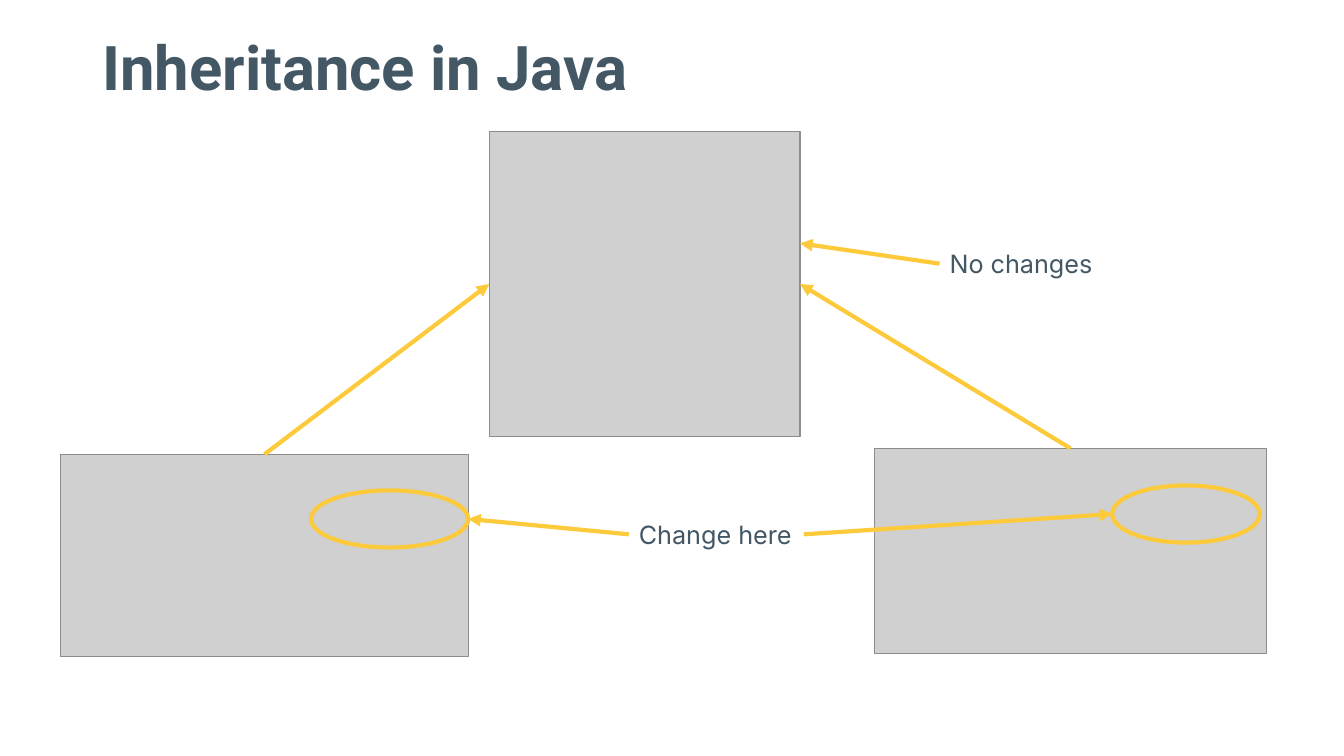
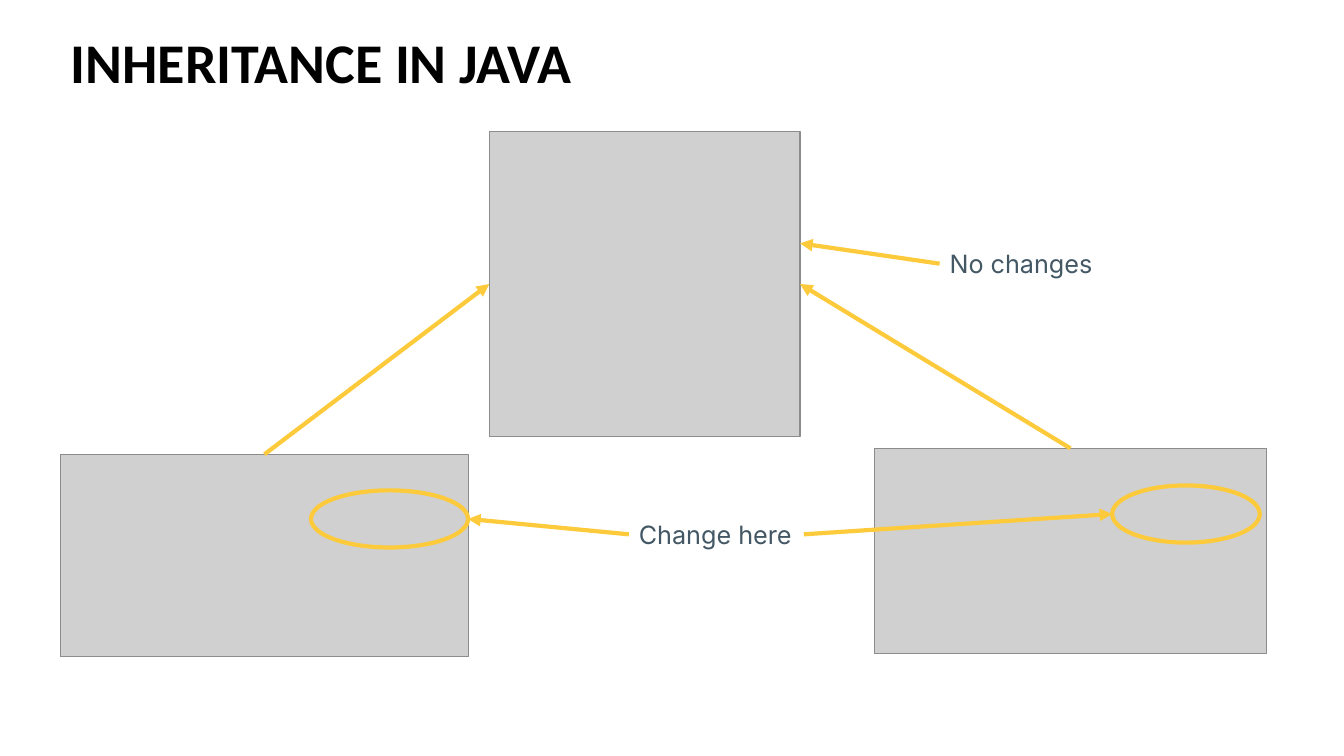
Before and after one commit to Programming-Fundamentals-SETU/prog-fund-2-jan-26, a slide deck: slide 15 of topic08-inheritance/unit-08a-lectures/talk-3-inheritance-v2/a-inheritance-v2.pptx. Drawn at 1344x756 pixels with LibreOffice and Linux fonts; fonts in the diff are those of the drawing; grey boxes stand for pictures. Boxes give left, top, right and bottom in pixels: in the first picture for what was removed or moved away, otherwise in the second. Text is boxed around its words. In the diff, an @@ line names an element or a change of style, - is before the commit and + after.

```diff
--- a/topic08-inheritance/unit-08a-lectures/talk-3-inheritance-v2/a-inheritance-v2.pptx
+++ b/topic08-inheritance/unit-08a-lectures/talk-3-inheritance-v2/a-inheritance-v2.pptx
@@ title "INHERITANCE IN JAVA" at box(71, 46, 571, 84): vertical alignment bottom to top @@
@@ title at box(71, 46, 571, 84): text changed; size 44 to 40 pt; font Roboto to Calibri; text colour #435765 to #000000 @@
-Inheritance in Java
+INHERITANCE IN JAVA
```
Also in this commit, not shown: 17 other slides changed, 10 other files.
